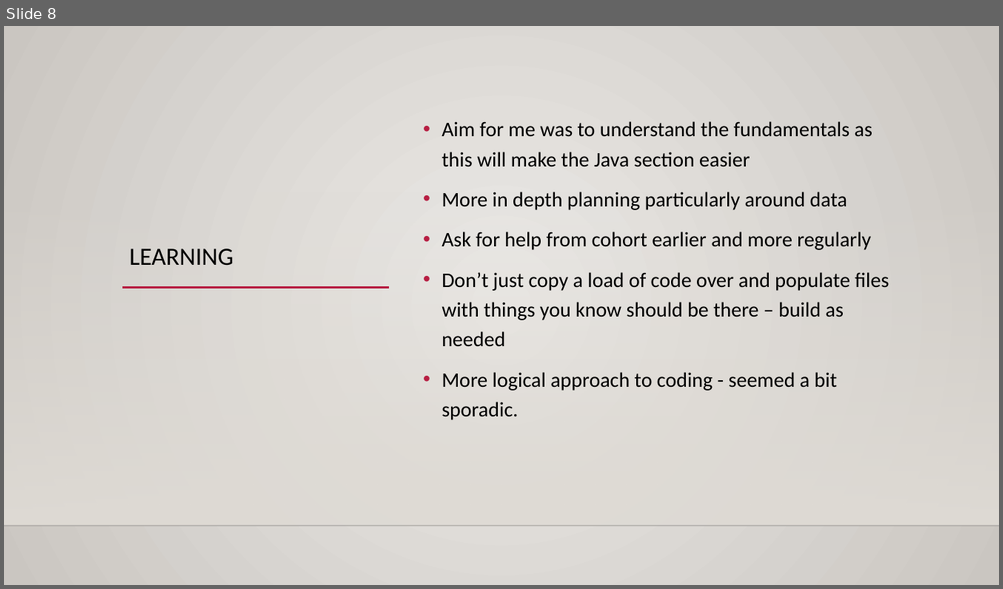
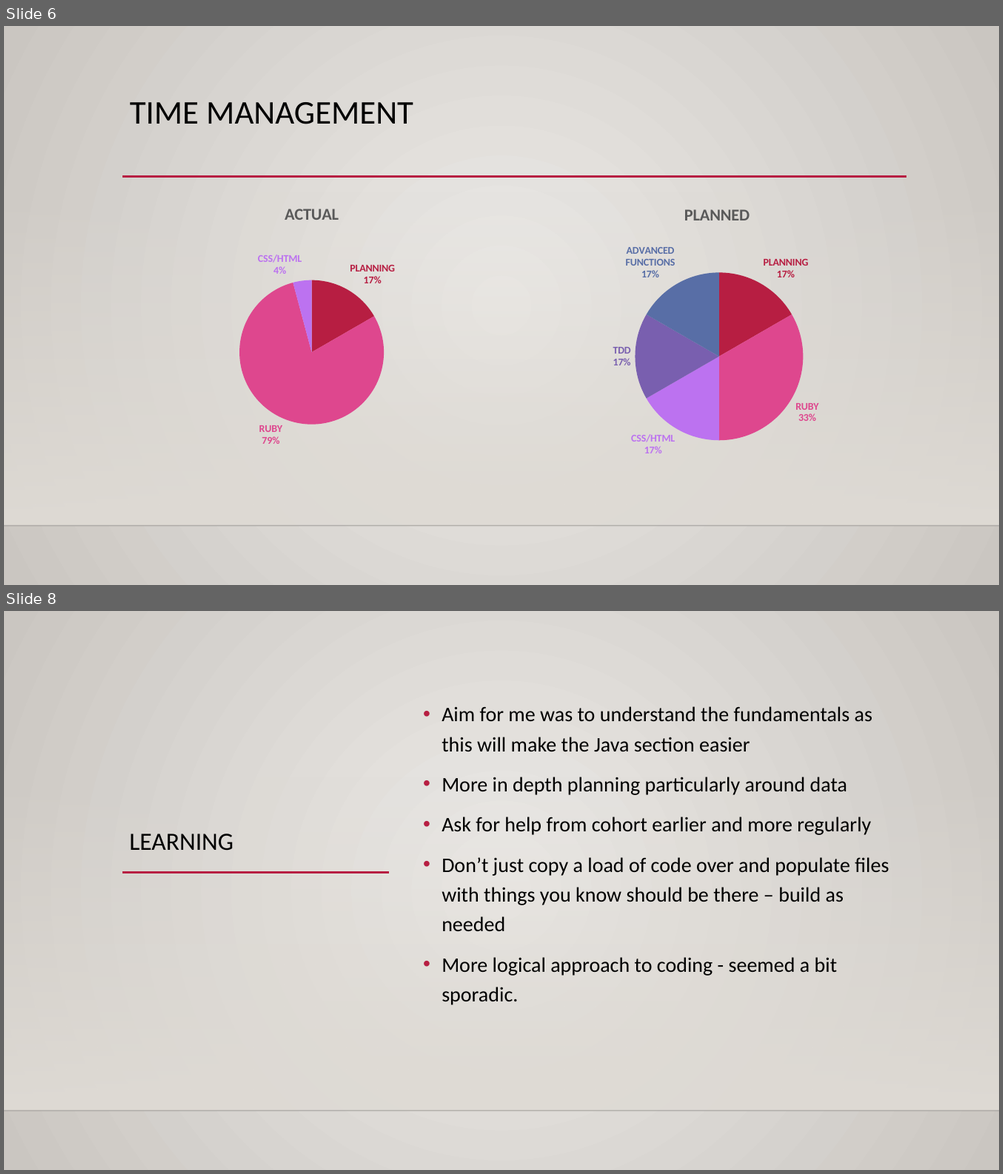
Before and after one commit to davidmorrison1981/week4_project, a slide deck: documentation/Week4_project.pptx. Shown one above the other, each under a label of ours: slide 8 before the commit, slides 6 and 8 after it; the slides between them are not shown. The pictures are 1003x589 and 1003x1174 pixels, drawn with LibreOffice and Linux fonts; fonts in the diff are those of the drawing; background and template pictures are left out. Boxes give left, top, right and bottom in pixels: in the first picture for what was removed or moved away, otherwise in the second. Text is boxed around its words. In the diff, an @@ line names an element or a change of style, - is before the commit and + after.

```diff
--- a/documentation/Week4_project.pptx
+++ b/documentation/Week4_project.pptx
@@ slide 6 added at box(4, 26, 999, 585), background gradient #ECEAE7 to #CAC7C1; not listed: 2 template elements that a slide beside it also shows @@
@@ title added at box(130, 102, 413, 124), 32 pt, text #000000 @@
+TIME MANAGEMENT
@@ line added from (122, 177) to (907, 177), #B71E42 2.5 pt @@
@@ pie chart added at box(122, 190, 501, 471) @@
+title "ACTUAL "
+categories: PLANNING, RUBY, CSS/HTML
+Series 1: 17, 79, 4
@@ pie chart added at box(527, 191, 906, 471) @@
+title "PLANNED "
+categories: PLANNING, RUBY, CSS/HTML, TDD, ADVANCED FUNCTIONS
+Series 1: 17, 33, 17, 17, 17
```
Also in this commit, not shown: 4 slides changed, 1 slide removed, 7 other files.
